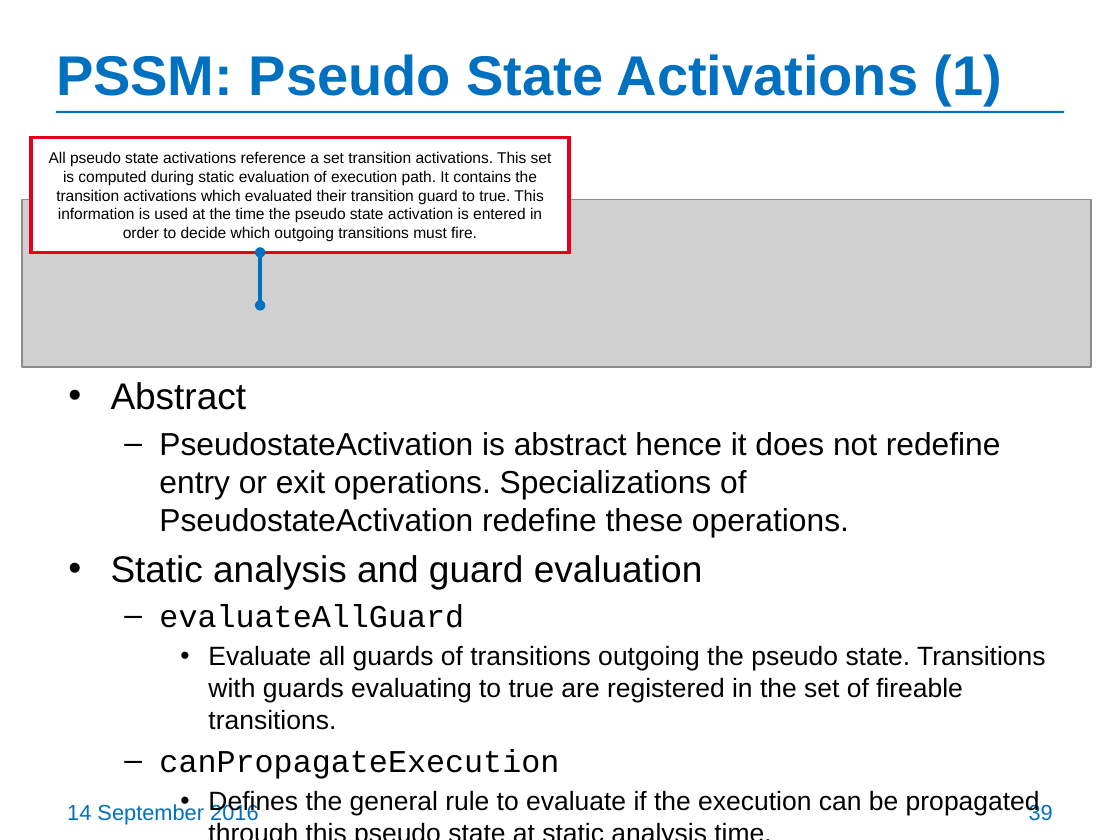
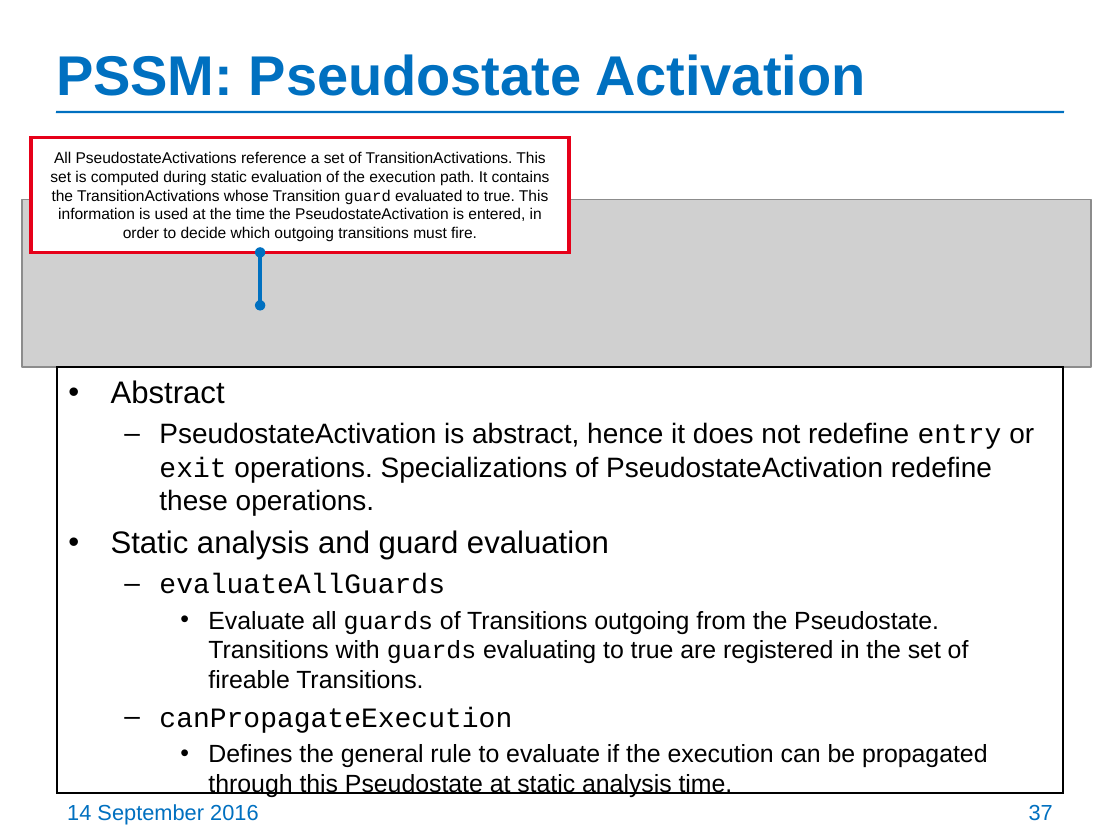
Before and after one commit to ModelDriven/PSSM, a slide deck: slide 37 of Presentations/201609-Chicago-Meeting/PSSM-initial-submission-update.pptx (slide 39 before the commit). Drawn at 1120x840 pixels with LibreOffice and Linux fonts; fonts in the diff are those of the drawing; grey boxes stand for pictures. Boxes give left, top, right and bottom in pixels: in the first picture for what was removed or moved away, otherwise in the second. Text is boxed around its words. In the diff, an @@ line names an element or a change of style, - is before the commit and + after.

```diff
--- a/Presentations/201609-Chicago-Meeting/PSSM-initial-submission-update.pptx
+++ b/Presentations/201609-Chicago-Meeting/PSSM-initial-submission-update.pptx
@@ title at bbox=[56, 54, 865, 96]: text changed @@
-PSSM: Pseudo State Activations (1)
+PSSM: Pseudostate Activation
@@ text in rectangle at bbox=[50, 151, 550, 242]: text changed @@
-All pseudo state activations reference a set transition activations. This set is computed during static evaluation of execution path. It contains the transition activations which evaluated their transition guard to true. This information is used at the time the pseudo state activation is entered in order to decide which outgoing transitions must fire.
+All PseudostateActivations reference a set of TransitionActivations. This set is computed during static evaluation of the execution path. It contains the TransitionActivations whose Transition guard evaluated to true. This information is used at the time the PseudostateActivation is entered, in order to decide which outgoing transitions must fire.
@@ rectangle "Abstract": place and size @@
-rectangle "Abstract" at bbox=[111, 382, 1045, 816]
+rectangle "Abstract" at bbox=[57, 367, 1063, 794]
@@ rectangle "Abstract" at bbox=[57, 367, 1063, 794]: outline none to #000000 1.5 pt @@
@@ text in rectangle at bbox=[111, 380, 609, 733]: size 23.8 to 20 pt in "Abstract", "Static analysis and guard evaluation"; size 20.4 to 18 pt in "canPropagateExecution" @@
@@ text in rectangle at bbox=[159, 422, 1034, 515]: text changed; size 20.4 to 18 pt @@
-  – PseudostateActivation is abstract hence it does not redefine entry or exit operations. Specializations of PseudostateActivation redefine these operations.
+  – PseudostateActivation is abstract, hence it does not redefine entry or exit operations. Specializations of PseudostateActivation redefine these operations.
@@ text in rectangle at bbox=[159, 573, 969, 689]: text changed; size 17 to 16 pt @@
-  – evaluateAllGuard
-    • Evaluate all guards of transitions outgoing the pseudo state. Transitions with guards evaluating to true are registered in the set of fireable transitions.
+  – evaluateAllGuards
+    • Evaluate all guards of Transitions outgoing from the Pseudostate. Transitions with guards evaluating to true are registered in the set of fireable Transitions.
@@ text in rectangle at bbox=[208, 744, 988, 797]: text changed; size 17 to 16 pt @@
-    • Defines the general rule to evaluate if the execution can be propagated through this pseudo state at static analysis time.
+    • Defines the general rule to evaluate if the execution can be propagated through this Pseudostate at static analysis time.
@@ page number at bbox=[1029, 804, 1053, 821]: text changed @@
-39
+37
```
Also in this commit, not shown: 36 other slides changed, 19 slides removed.
